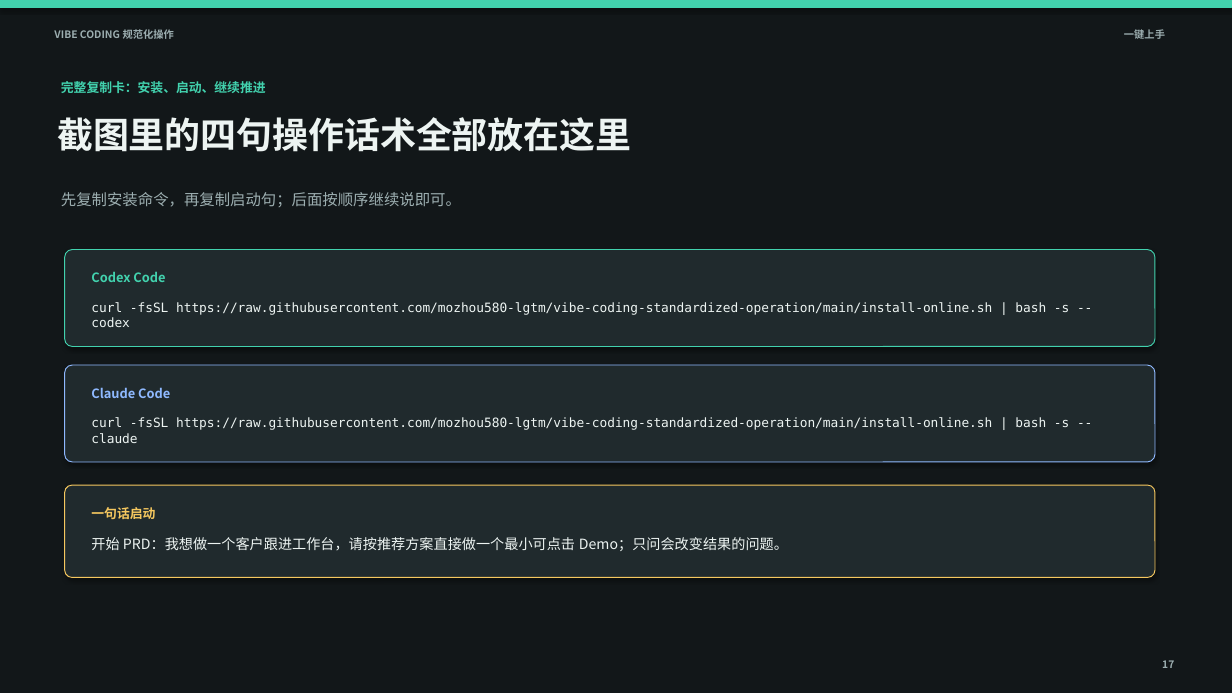
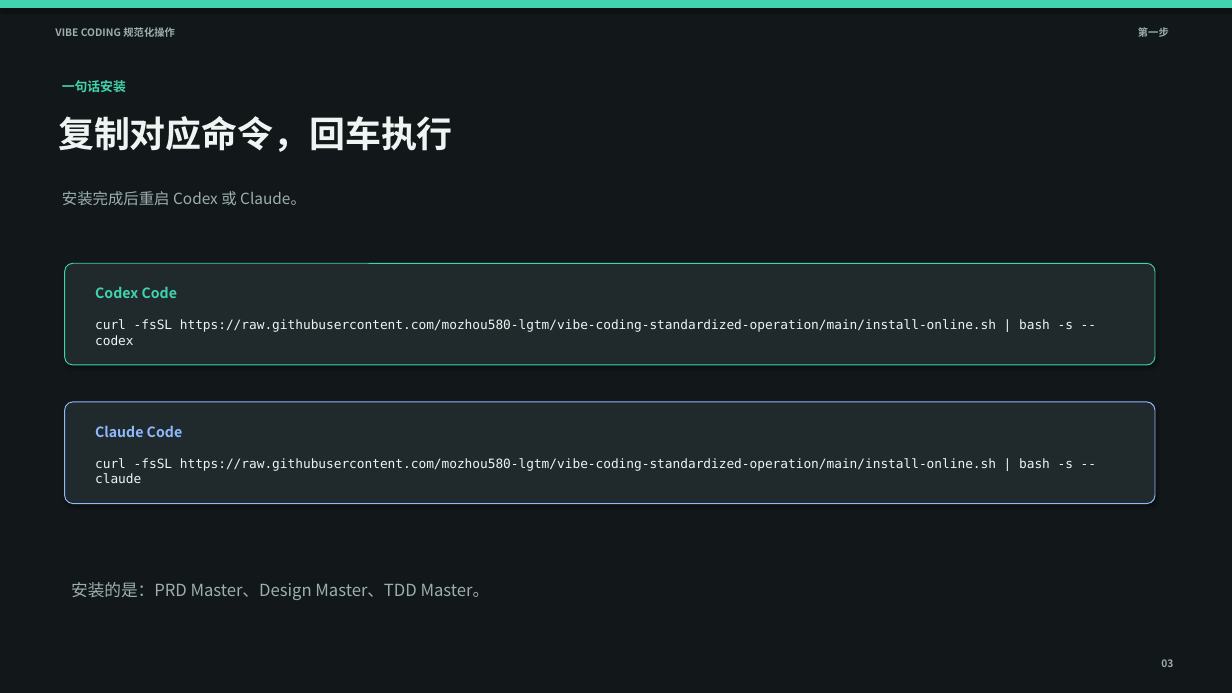
Before and after one commit to mozhou580-lgtm/vibe-coding-standardized-operation, a slide deck: slide 3 of training/Vibe Coding 规范化操作_培训演示.pptx (slide 18 before the commit). Drawn at 1232x693 pixels with LibreOffice and Linux fonts; fonts in the diff are those of the drawing. Boxes give left, top, right and bottom in pixels: in the first picture for what was removed or moved away, otherwise in the second. Text is boxed around its words. In the diff, an @@ line names an element or a change of style, - is before the commit and + after.

```diff
--- a/training/Vibe Coding 规范化操作_培训演示.pptx
+++ b/training/Vibe Coding 规范化操作_培训演示.pptx
@@ text at bbox=[1138, 27, 1169, 37]: text changed @@
-一键上手
+第一步
@@ text at bbox=[62, 80, 126, 92]: text changed @@
-完整复制卡：安装、启动、继续推进
+一句话安装
@@ text at bbox=[58, 116, 453, 152]: text changed @@
-截图里的四句操作话术全部放在这里
+复制对应命令，回车执行
@@ text at bbox=[62, 191, 306, 205]: text changed @@
-先复制安装命令，再复制启动句；后面按顺序继续说即可。
+安装完成后重启 Codex 或 Claude。
@@ rounded rectangle: place and size @@
-rounded rectangle at bbox=[65, 250, 1155, 347]
+rounded rectangle at bbox=[65, 263, 1155, 365]
@@ text "Codex Code": place and size @@
-text "Codex Code" at bbox=[91, 271, 165, 282]
+text "Codex Code" at bbox=[95, 286, 177, 298]
@@ text "Codex Code" at bbox=[95, 286, 177, 298]: size 10 to 11 pt @@
@@ text "curl -fsSL https://raw.githubusercontent.com/mozhou580-lgtm/ ...": place and size @@
-text "curl -fsSL https://raw.githubusercontent.com/mozhou580-lgtm/ ..." at bbox=[91, 302, 1069, 327]
+text "curl -fsSL https://raw.githubusercontent.com/mozhou580-lgtm/ ..." at bbox=[95, 319, 1073, 345]
@@ rounded rectangle: place and size @@
-rounded rectangle at bbox=[65, 365, 1155, 462]
+rounded rectangle at bbox=[65, 402, 1155, 504]
@@ text "Claude Code" at bbox=[95, 425, 182, 437]: size 10 to 11 pt @@
@@ text "Claude Code": place and size @@
-text "Claude Code" at bbox=[91, 387, 170, 398]
+text "Claude Code" at bbox=[95, 425, 182, 437]
@@ text "curl -fsSL https://raw.githubusercontent.com/mozhou580-lgtm/ ...": place and size @@
-text "curl -fsSL https://raw.githubusercontent.com/mozhou580-lgtm/ ..." at bbox=[91, 417, 1069, 443]
+text "curl -fsSL https://raw.githubusercontent.com/mozhou580-lgtm/ ..." at bbox=[95, 458, 1073, 483]
@@ rounded rectangle removed at bbox=[65, 485, 1155, 578] @@
@@ text removed at bbox=[91, 507, 155, 519] @@
-一句话启动
@@ text removed at bbox=[91, 537, 788, 551] @@
-开始 PRD：我想做一个客户跟进工作台，请按推荐方案直接做一个最小可点击 Demo；只问会改变结果的问题。
@@ text added at bbox=[71, 582, 490, 600], 13 pt, text #9CAEB0 @@
+安装的是：PRD Master、Design Master、TDD Master。
@@ text at bbox=[1161, 659, 1173, 667]: text changed @@
-17
+03
```
Also in this commit, not shown: 1 other slide changed, 5 slides added, 17 slides removed.
